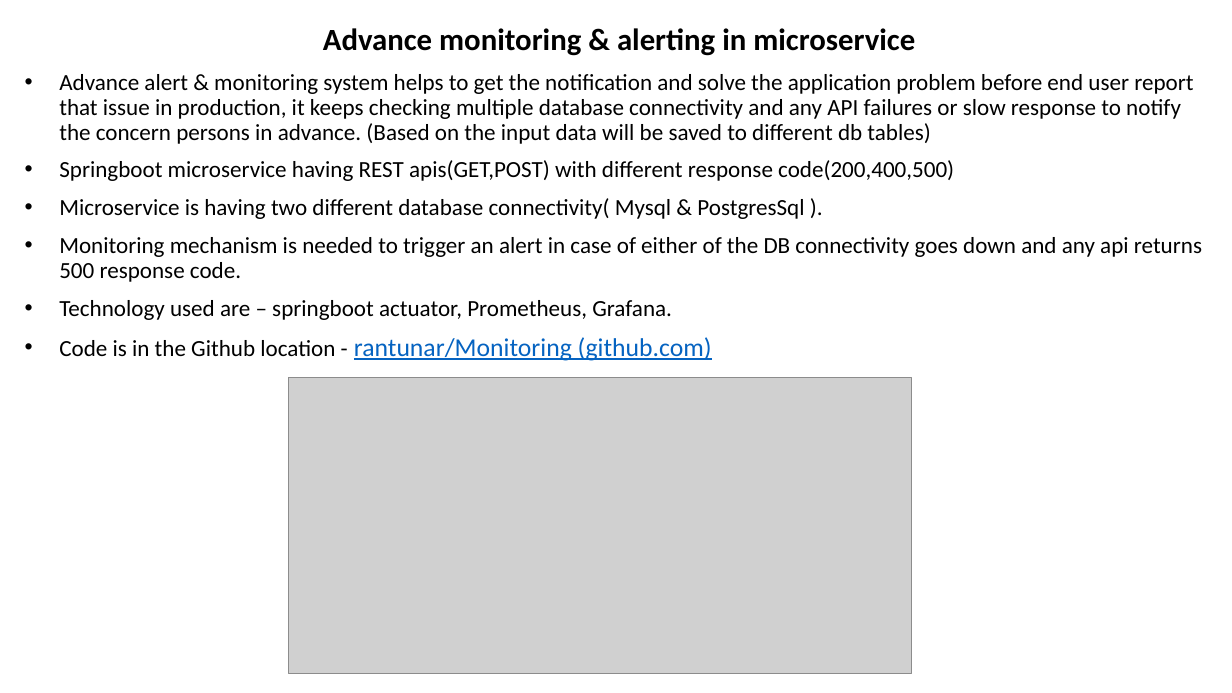
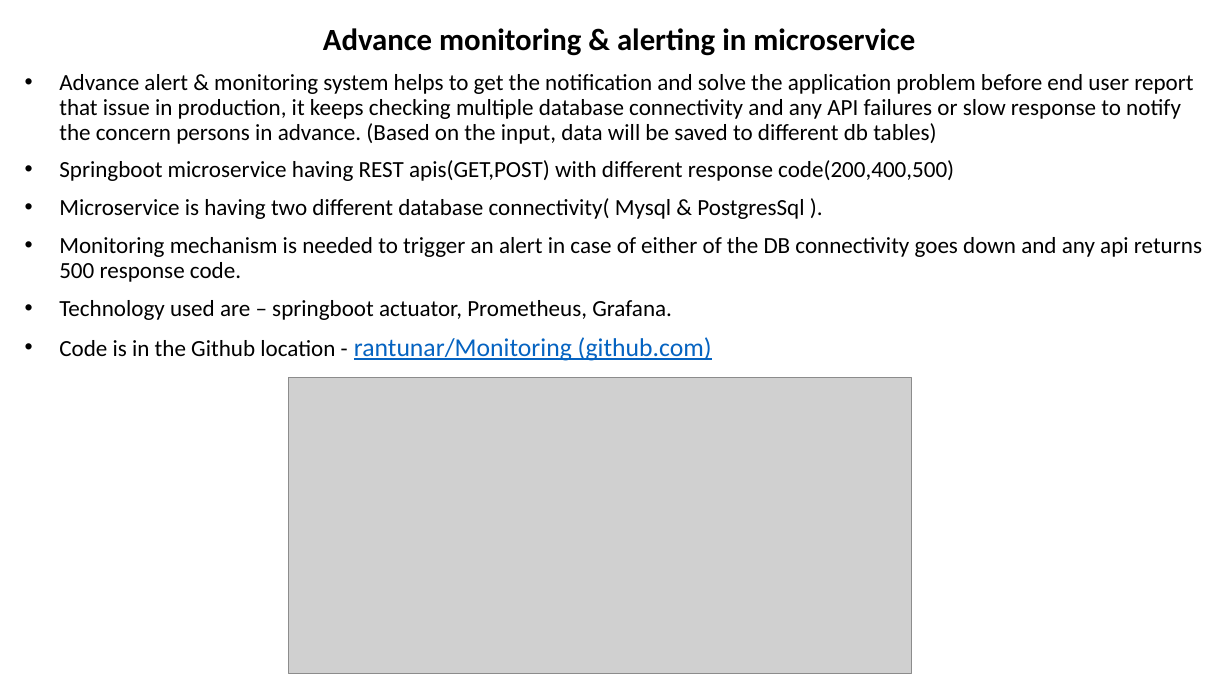
Before and after one commit to rantunar/Monitoring, a slide deck: slide 1 of AdvanceMotitoringSystem.pptx. Drawn at 1232x693 pixels with LibreOffice and Linux fonts; fonts in the diff are those of the drawing; grey boxes stand for pictures. Boxes give left, top, right and bottom in pixels: in the first picture for what was removed or moved away, otherwise in the second. Text is boxed around its words. In the diff, an @@ line names an element or a change of style, - is before the commit and + after.

Commit message:
health check

```diff
--- a/AdvanceMotitoringSystem.pptx
+++ b/AdvanceMotitoringSystem.pptx
@@ subtitle at (59,74,1193,144): text changed @@
-• Advance alert & monitoring system helps to get the notification and solve the application problem before end user report that issue in production, it keeps checking multiple database connectivity and any API failures or slow response to notify the concern persons in advance. (Based on the input data will be saved to different db tables)
+• Advance alert & monitoring system helps to get the notification and solve the application problem before end user report that issue in production, it keeps checking multiple database connectivity and any API failures or slow response to notify the concern persons in advance. (Based on the input, data will be saved to different db tables)
```
Also in this commit, not shown: 1 other slide changed.
